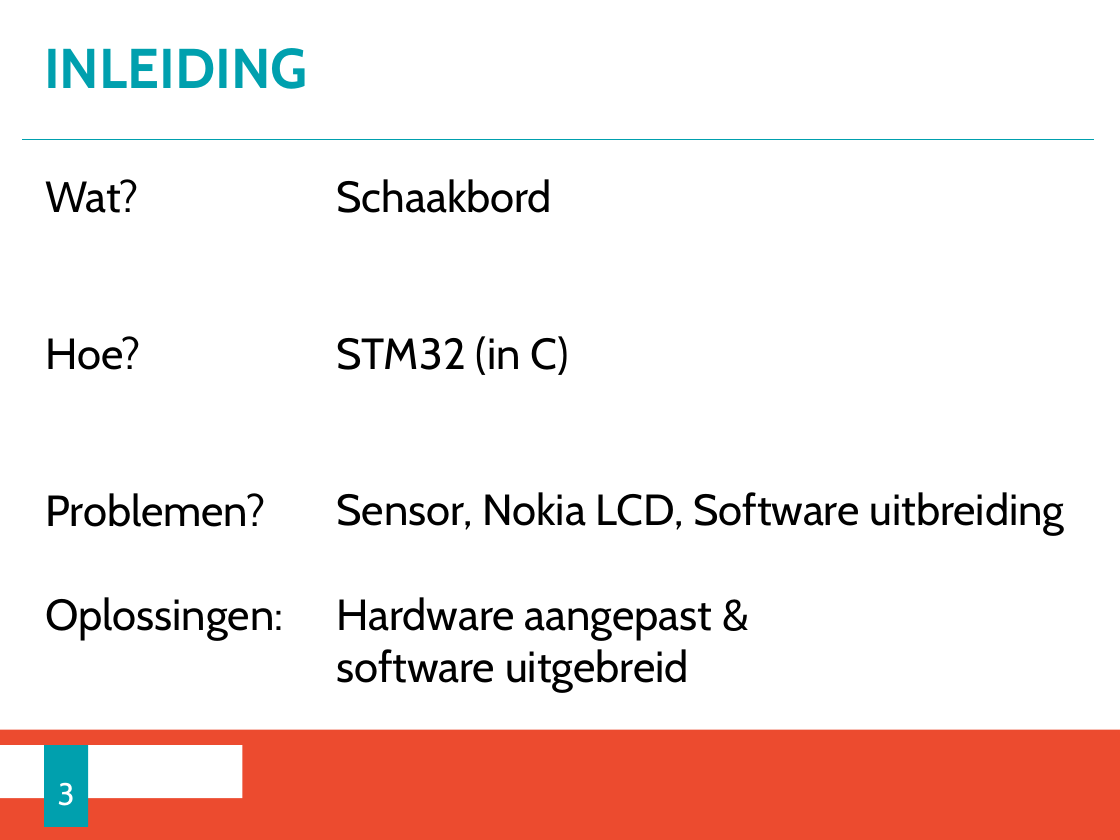
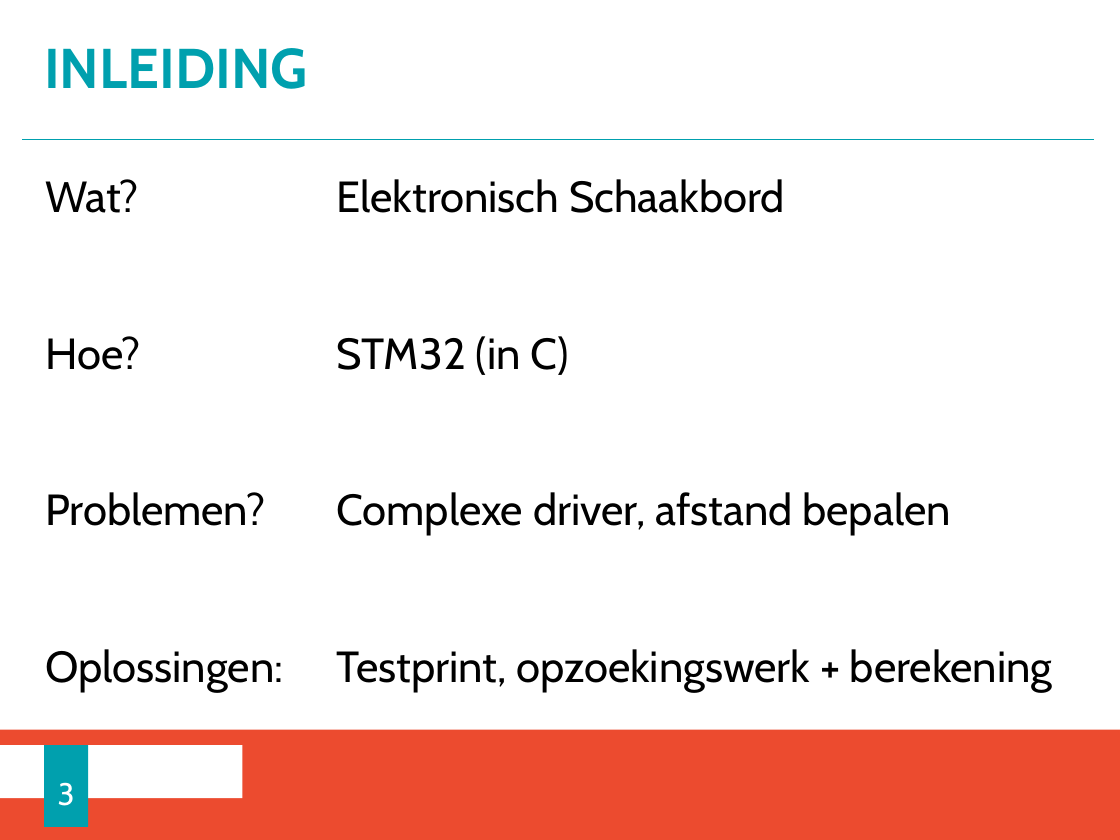
Before and after one commit to HeMatthias/E-Schaakbord, a slide deck: slide 3 of Schaakbord_PPT.pptx. Drawn at 1120x840 pixels with LibreOffice and Linux fonts; fonts in the diff are those of the drawing; background and template pictures are left out. Boxes give left, top, right and bottom in pixels: in the first picture for what was removed or moved away, otherwise in the second. Text is boxed around its words. In the diff, an @@ line names an element or a change of style, - is before the commit and + after.

```diff
--- a/Schaakbord_PPT.pptx
+++ b/Schaakbord_PPT.pptx
@@ text "Wat?" rewrapped from (45, 179, 283, 641) to (45, 179, 283, 693) @@
@@ text at (337, 179, 785, 213): text changed @@
-Schaakbord
+Elektronisch Schaakbord
@@ text at (337, 492, 1052, 693): text changed @@
-Sensor, Nokia LCD, Software uitbreiding
-Hardware aangepast &
-software uitgebreid
+Complexe driver, afstand bepalen
+Testprint, opzoekingswerk + berekening
```
Also in this commit, not shown: 7 other slides changed, 4 slides added, 10 slides removed, 14 other files.
